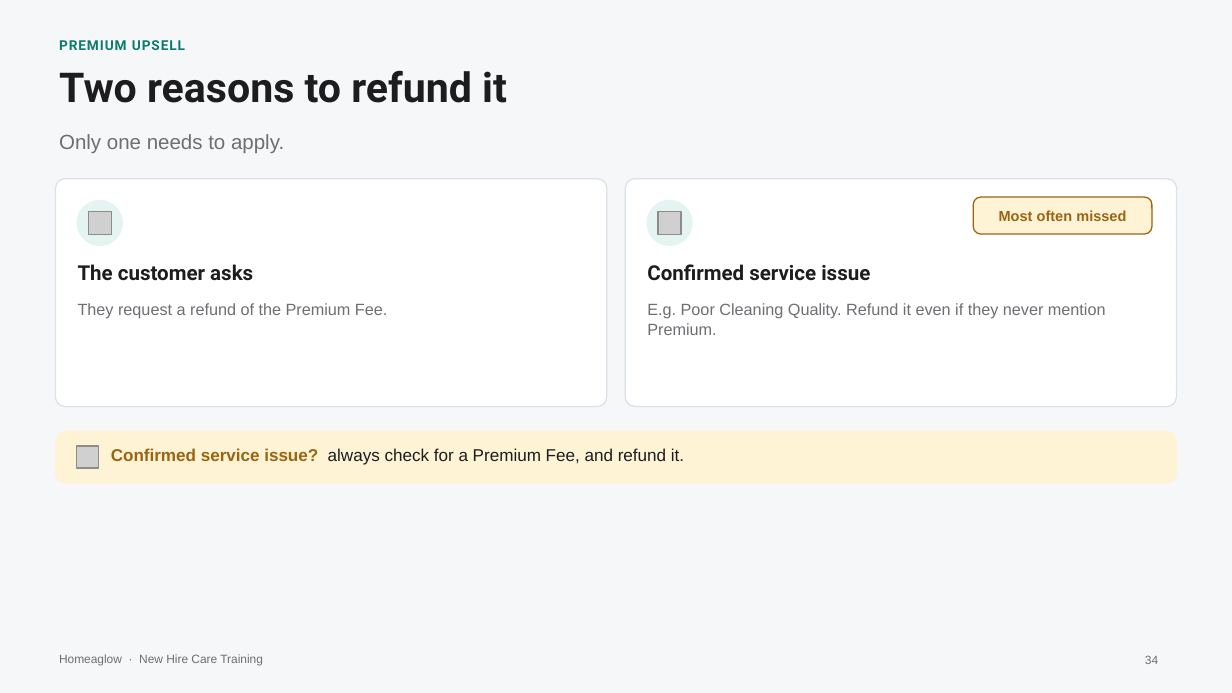
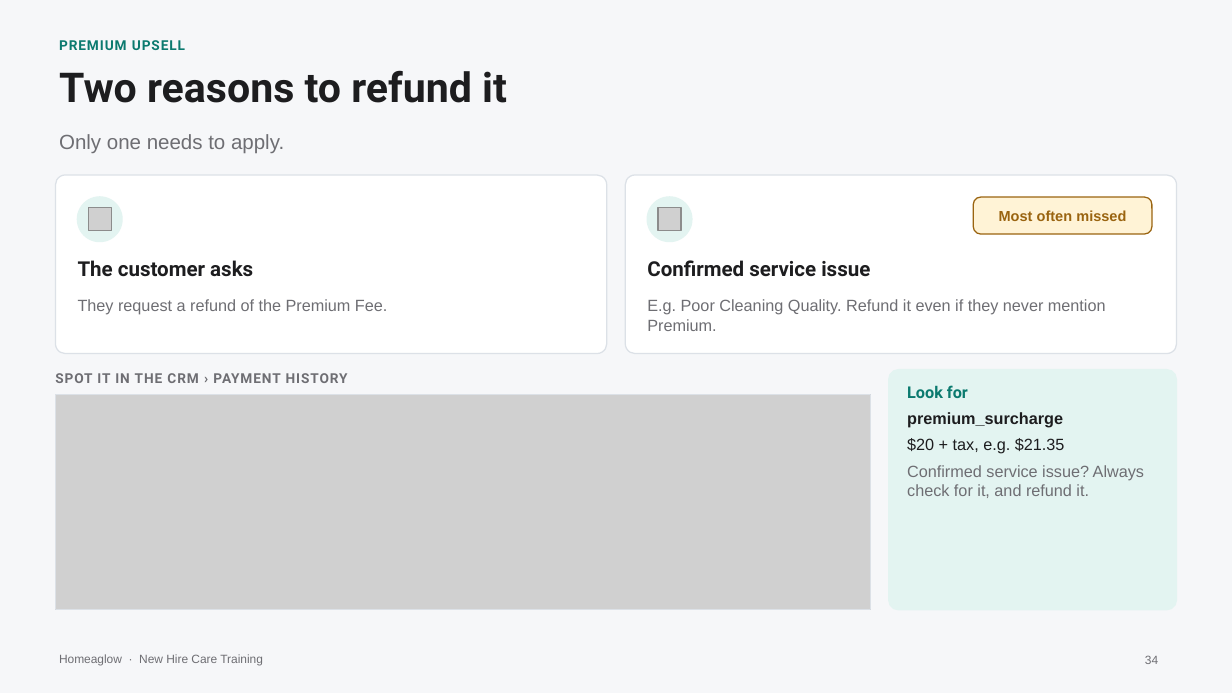
Before and after one commit to anjulimichelle/training, a slide deck: slide 34 of incorrect-info-lmc-lockout/incorrect-info-lmc-lockout.pptx. Drawn at 1232x693 pixels with LibreOffice and Linux fonts; fonts in the diff are those of the drawing; grey boxes stand for pictures. Boxes give left, top, right and bottom in pixels: in the first picture for what was removed or moved away, otherwise in the second. Text is boxed around its words. In the diff, an @@ line names an element or a change of style, - is before the commit and + after.

```diff
--- a/incorrect-info-lmc-lockout/incorrect-info-lmc-lockout.pptx
+++ b/incorrect-info-lmc-lockout/incorrect-info-lmc-lockout.pptx
@@ rounded rectangle: place and size @@
-rounded rectangle at [55, 179, 606, 407]
+rounded rectangle at [55, 175, 606, 354]
@@ rounded rectangle at [55, 175, 606, 354]: proportions changed @@
@@ rounded rectangle at [626, 175, 1177, 354]: proportions changed @@
@@ rounded rectangle: place and size @@
-rounded rectangle at [626, 179, 1177, 407]
+rounded rectangle at [626, 175, 1177, 354]
@@ 2 pictures, 2 texts, 2 ellipses: place and size @@
-2 pictures, 2 texts, 2 ellipses at [78, 201, 870, 281]
+2 pictures, 2 texts, 2 ellipses at [78, 197, 870, 277]
@@ text "They request a refund of ...": place and size @@
-text "They request a refund of ..." at [78, 303, 387, 319]
+text "They request a refund of ..." at [78, 299, 387, 315]
@@ text "E.g. Poor Cleaning Quality. Refund ...": place and size @@
-text "E.g. Poor Cleaning Quality. Refund ..." at [647, 303, 1106, 335]
+text "E.g. Poor Cleaning Quality. Refund ..." at [647, 299, 1106, 331]
@@ text added at [55, 373, 348, 383], 8 pt, text #6E6E73, bold @@
+SPOT IT IN THE CRM › PAYMENT HISTORY
@@ rounded rectangle added at [888, 370, 1177, 610], fill #E3F4F1, outline #E3F4F1 0.75 pt @@
@@ text at [907, 385, 1144, 498]: text changed; size 10 to 9.5 pt; text colour #1D1D1F to #6E6E73 @@
-Confirmed service issue? always check for a Premium Fee, and refund it.
+Look for
+premium_surcharge
+$20 + tax, e.g. $21.35
+Confirmed service issue? Always check for it, and refund it.
@@ picture added at [55, 394, 870, 610] @@
@@ rectangle added at [55, 394, 870, 610], outline #DCE1E7 0.75 pt @@
@@ rounded rectangle removed at [55, 431, 1177, 483] @@
@@ picture removed at [76, 446, 99, 468] @@
```
Also in this commit, not shown: 2 other slides changed, 2 other files.
